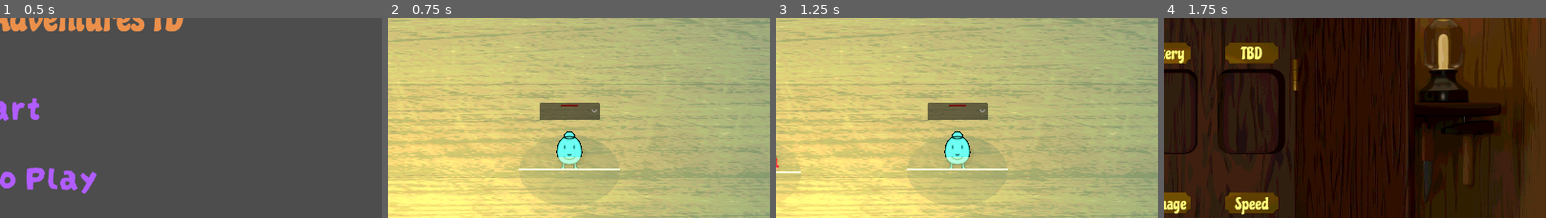
Above: before the commit, frames 1-4 (left to right).
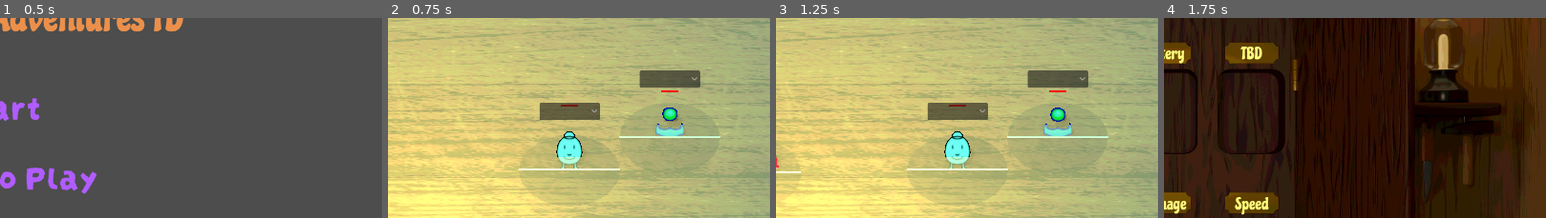
Above: after the commit, the same moments.

Repository: Rachel-Sherrick/TowerDefense
Game: Godot game, scene res://StartScreen.tscn
Same seed, same stepped clock (60 frames per second), same inputs: the game is played once before the commit and once after it.
Inputs:
- Up to frame 1 (0.5 s): no input
- Up to frame 2 (0.75 s): click "Start" at 0.5 s
- Up to frame 3 (1.25 s): no input
- Up to frame 4 (1.75 s): click "Shop" at 1.25 s
The pictures show only the part of the screen within x 50-100%, y 20-70%; the shares and areas given below are measured in that part.

Frame 1 is identical in both runs. In frame 2, 2.4% of the frame differs, in the area x 60-87%, y 26-75%; in frame 3, 2.4%; in frame 4, nothing differs.

Commit message:
Added working orb

Diff:
--- a/Scenes/Game Scenes/main.tscn
+++ b/Scenes/Game Scenes/main.tscn
@@ -14,6 +14,7 @@
 [ext_resource type="Texture2D" uid="uid://buh8w0f7d6bqm" path="res://sprites/towers/thimble/testthim.png" id="10_032wp"]
 [ext_resource type="Texture2D" uid="uid://dhn0tkx40kvo2" path="res://sprites/ShopPosterize1.jpg" id="10_57bla"]
 [ext_resource type="FontFile" uid="uid://xrhcnace7lij" path="res://fonts/Chicle-Regular.ttf" id="11_0miwv"]
+[ext_resource type="PackedScene" uid="uid://cjienrf7jmnht" path="res://Scenes/towers/orb.tscn" id="11_me364"]
 [ext_resource type="FontFile" uid="uid://cchfdyetdjd7q" path="res://fonts/DarumadropOne-Regular.ttf" id="12_0w7h6"]
 [ext_resource type="Script" uid="uid://cnflpnfv23xkc" path="res://game_manager.gd" id="13_84767"]
 [ext_resource type="Texture2D" uid="uid://djsvlxd4stdyy" path="res://sprites/enemies/ant/idle/anttest.png" id="13_t6f6y"]
@@ -239,6 +240,9 @@
 process_mode = 2
 layout_mode = 2
 text = "QUIT!!!!!"
+
+[node name="Orb" parent="Battleground" unique_id=399436037 instance=ExtResource("11_me364")]
+transform = Transform3D(1, 0, 0, 0, 1, 0, 0, 0, 1, 17, 0, 0)
 
 [node name="GUI" type="Control" parent="." unique_id=1775035197]
 layout_mode = 3
--- /dev/null
+++ b/Scenes/towers/orb.tscn
@@ -0,0 +1,99 @@
+[gd_scene format=3 uid="uid://cjienrf7jmnht"]
+
+[ext_resource type="PackedScene" uid="uid://bmslpuj4gik5" path="res://Scenes/Classes/tower.tscn" id="1_v50ir"]
+[ext_resource type="Script" uid="uid://c7l4fiivwii5k" path="res://orb.gd" id="2_lpxna"]
+[ext_resource type="Texture2D" uid="uid://nj37xla1vxmg" path="res://sprites/testbert.png" id="3_qerhb"]
+[ext_resource type="Texture2D" uid="uid://cdn0me7tfq28o" path="res://sprites/towers/orb/Idle/frame0000.png" id="4_461qj"]
+[ext_resource type="Texture2D" uid="uid://bw6qc8j1iy8yg" path="res://sprites/towers/orb/Idle/frame0001.png" id="5_txmas"]
+[ext_resource type="Texture2D" uid="uid://8li7qrkrg8y8" path="res://sprites/towers/orb/Idle/frame0002.png" id="6_okjtv"]
+[ext_resource type="Texture2D" uid="uid://v0cchpo187ni" path="res://sprites/towers/orb/Idle/frame0003.png" id="7_yfudi"]
+[ext_resource type="Texture2D" uid="uid://bu6e8myqhv8r2" path="res://sprites/towers/orb/Idle/frame0004.png" id="8_2yld2"]
+[ext_resource type="Texture2D" uid="uid://b4wk7k7u7gs8b" path="res://sprites/towers/orb/Idle/frame0005.png" id="9_0ophx"]
+[ext_resource type="Texture2D" uid="uid://ub8u377vq7ou" path="res://sprites/towers/orb/Idle/frame0006.png" id="10_l77b2"]
+[ext_resource type="Texture2D" uid="uid://ebww6jc6465n" path="res://sprites/towers/orb/Idle/frame0007.png" id="11_gb0u0"]
+[ext_resource type="Texture2D" uid="uid://0f2q015gsxqj" path="res://sprites/towers/orb/Idle/frame0008.png" id="12_7wsyf"]
+[ext_resource type="Texture2D" uid="uid://x22agei3yeey" path="res://sprites/towers/orb/Idle/frame0009.png" id="13_nutj2"]
+[ext_resource type="Texture2D" uid="uid://0vjnh3lp4jdg" path="res://sprites/towers/orb/Idle/frame0010.png" id="14_2fi1l"]
+[ext_resource type="Texture2D" uid="uid://b1r8hpm8kb7lk" path="res://sprites/towers/orb/Idle/frame0011.png" id="15_8mjsk"]
+[ext_resource type="Texture2D" uid="uid://bcpiuekfrv11q" path="res://sprites/towers/orb/Idle/frame0012.png" id="16_xpew6"]
+[ext_resource type="Texture2D" uid="uid://d06ynh8h1yd3q" path="res://sprites/towers/orb/Idle/frame0013.png" id="17_prneo"]
+[ext_resource type="Texture2D" uid="uid://cjgahty20yxp4" path="res://sprites/towers/orb/Idle/frame0014.png" id="18_bt31i"]
+[ext_resource type="Texture2D" uid="uid://dyqhu5o3dqcux" path="res://sprites/towers/orb/Idle/frame0015.png" id="19_812iv"]
+[ext_resource type="Texture2D" uid="uid://03tjxvm72o0n" path="res://sprites/towers/orb/Idle/frame0016.png" id="20_0ajdm"]
+
+[sub_resource type="SpriteFrames" id="SpriteFrames_02omk"]
+resource_local_to_scene = true
+animations = [{
+"frames": [{
+"duration": 1.0,
+"texture": ExtResource("3_qerhb")
+}],
+"loop": true,
+"name": &"default",
+"speed": 5.0
+}, {
+"frames": [{
+"duration": 1.0,
+"texture": ExtResource("4_461qj")
+}, {
+"duration": 1.0,
+"texture": ExtResource("5_txmas")
+}, {
+"duration": 1.0,
+"texture": ExtResource("6_okjtv")
+}, {
+"duration": 1.0,
+"texture": ExtResource("7_yfudi")
+}, {
+"duration": 1.0,
+"texture": ExtResource("8_2yld2")
+}, {
+"duration": 1.0,
+"texture": ExtResource("9_0ophx")
+}, {
+"duration": 1.0,
+"texture": ExtResource("10_l77b2")
+}, {
+"duration": 1.0,
+"texture": ExtResource("11_gb0u0")
+}, {
+"duration": 1.0,
+"texture": ExtResource("12_7wsyf")
+}, {
+"duration": 1.0,
+"texture": ExtResource("13_nutj2")
+}, {
+"duration": 1.0,
+"texture": ExtResource("14_2fi1l")
+}, {
+"duration": 1.0,
+"texture": ExtResource("15_8mjsk")
+}, {
+"duration": 1.0,
+"texture": ExtResource("16_xpew6")
+}, {
+"duration": 1.0,
+"texture": ExtResource("17_prneo")
+}, {
+"duration": 1.0,
+"texture": ExtResource("18_bt31i")
+}, {
+"duration": 1.0,
+"texture": ExtResource("19_812iv")
+}, {
+"duration": 1.0,
+"texture": ExtResource("20_0ajdm")
+}],
+"loop": true,
+"name": &"idle",
+"speed": 24.0
+}]
+
+[node name="Orb" unique_id=254305490 instance=ExtResource("1_v50ir")]
+script = ExtResource("2_lpxna")
+
+[node name="SpriteBody" parent="AnimationController" parent_id_path=PackedInt32Array(1020417921) index="0" unique_id=1996147602]
+sprite_frames = SubResource("SpriteFrames_02omk")
+animation = &"idle"
+autoplay = "idle"
+frame_progress = 0.6260335
--- /dev/null
+++ b/orb.gd
@@ -0,0 +1,9 @@
+extends Tower
+class_name Orb
+
+const SPEED = 5.0
+const JUMP_VELOCITY = 4.5
+
+
+func _physics_process(delta: float) -> void:
+	super(delta)
--- a/scripts/components/health.gd
+++ b/scripts/components/health.gd
@@ -94,7 +94,7 @@
 	var parent = get_parent()
 	var tree = get_tree()
 
-	if parent != null and (parent.name == "CentralTower"):
+	if parent.name is Orb:
 		if tree != null:
 			tree.call_deferred("change_scene_to_file", "res://EndOfGameLose.tscn")
 		return
Not shown, added: orb.gd.uid
Binary file added: sprites/towers/orb/Idle/frame0000.png
Not shown, added: sprites/towers/orb/Idle/frame0000.png.import
Binary file added: sprites/towers/orb/Idle/frame0001.png
Not shown, added: sprites/towers/orb/Idle/frame0001.png.import
Binary file added: sprites/towers/orb/Idle/frame0002.png
Not shown, added: sprites/towers/orb/Idle/frame0002.png.import
Binary file added: sprites/towers/orb/Idle/frame0003.png
Not shown, added: sprites/towers/orb/Idle/frame0003.png.import
Binary file added: sprites/towers/orb/Idle/frame0004.png
Not shown, added: sprites/towers/orb/Idle/frame0004.png.import
Binary file added: sprites/towers/orb/Idle/frame0005.png
(and 26 more such lines)
